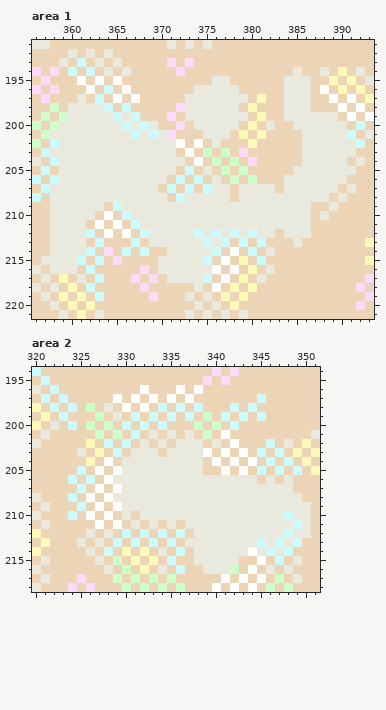
Pixel-art file, stored at godot/assets/gfx/Aseprite/mock.aseprite. The first picture shows the starting point.
480x270 pixels, 1 frame. Colours within 5 levels of each other are drawn and written as one. Shown: area 1: x 356..393, y 191..221; area 2: x 320..351, y 194..218. The commit also changed other parts of the picture, which this record leaves out.
After the commit:
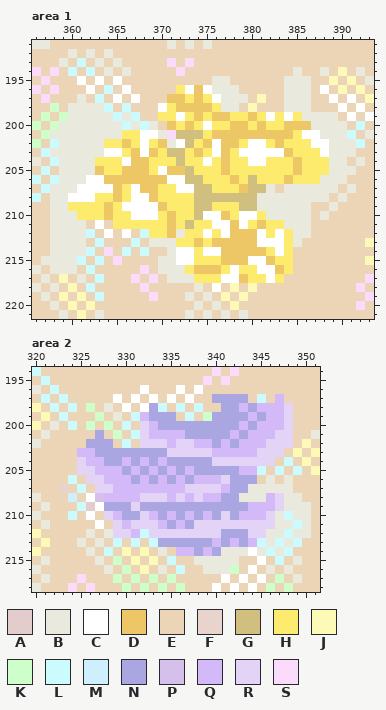
Palette (. is transparent): A #e2cccc  B #e9e9dd  C #ffffff  D #edc665  E #ebd5b6  F #e8d4cc  G #d0bf7e  H #fceb6c  J #fcfab6  K #ceffcb  L #cbfaff  M #ceeffd  N #aaa6e2  P #d5c0eb  Q #d3b9f7  R #e2d3f7  S #fadbfc
Change:
layer "seaweed3" now hidden
Area 1, layer "plants3":
y 196: x 372..375 EEBB -> HCDC
y 197: x 371..376 EEBBBB -> DDHDHC
y 198: x 370..376 EESBBBB -> CHDDDDH
y 199: x 370..385 ESEBBBBBBBEJEEBB -> HHCHDHDDHHDHCHCH
y 200: x 371..386 ESEBBBBBEJEBEEBB -> DHDHCHHDDHDHHDDD
y 201: x 366..369 BLBL -> HHCC; x 372..387 EEEBBBEJEJEEEEBB -> GGGHDDDDDDDDDHCC
y 202: x 364..370 BBBBBBB -> HHDHCHD; x 373..388 ECEBEEEJEEEEEBBB -> GHDCDDHCCHDHHHCC
y 203: x 364..388 BBBBBBBBECEKEKESEEEEEEBBB -> CCHDCDHGGHDHCDHCCCCCDHHHC
y 204: x 363..388 BBBBBBBBBBECEKEKESEEEEEBBB -> HHHCDDHHHGHHCHDHHCCHHHDHHH
y 205: x 363..388 BBBBBBBBBELEBEKEKEEEEEBBBB -> DHHDDDHCDDGHHHDHHHHHHHDHHH
y 206: x 362..387 BBBBBBBBBELELEBEKEKEEEBBBB -> CCDDDDDDDCCGGHHHDHGHHHDHHH
y 207: x 361..381 BBBBBBBBBELELELBBEBBB -> CCCCDHCDDHHCCGGHHHDGG
y 208: x 360..380 BBBBBBBBBBBELBBBBBEBB -> CCCHHDHCCDHHHHGGGGGGG
y 209: x 360..380 BBBBELBBBBBBBBBBBBBBB -> HHHHDHCCCCDHHHGGHHHGG
y 210: x 361..381 BBECELBBBBBBBBBBBBBBB -> HHHDHHCCCHDHHGCCDHCCH
y 211: x 365..383 CELBBBBBBBBBBBBBBBB -> HHHHHHDHGHHCCDCHDHH
y 212: x 369..371 BBB -> HHD; x 373..384 BLBLBLBLBBEB -> HHCHCDDDCHCH
y 213: x 372..384 BBBLBLELELEEE -> HHDHDDDDDCCCH
y 214: x 372..384 BBBBLECELEBEE -> CCHCCDDDDDHCH
y 215: x 372..384 BBBLECEJELEEE -> CCHHHDDDCCDHH
y 216: x 373..377 BBBCE -> HDDDH; x 379..384 EJEBEE -> HHCCDH
y 217: x 374..376 BLE -> HHH; x 378..383 EJEBEE -> CDHHCH
Area 2, layer "plants3":
y 197: x 340..343 EEEE -> NNNN; x 347 E -> Q
y 198: x 333 E -> N; x 341..348 ELELEEEE -> NNQNQQQR
y 199: x 332..335 ELEL -> QNNN; x 340..348 ELELELEEE -> NNNNQNQQR
y 200: x 332..348 LELEEEKEKELEEEEEE -> RQNNNNNNNNNQNQQQR
y 201: x 327 K -> N; x 332..348 EBEBEBEKECEEEEEEE -> RQQQQNNNNNQNQQQRR
y 202: x 326..328 JEL -> NNN; x 332..348 BEBEBBBEBECEEELEB -> RRRQRRQQNQNQQQRRR
y 203: x 325..347 BEJELEBBBEBBBBCECECELEL -> QQNNNNNNNNRRRRRQQQQQRRR
y 204: x 325..346 EJECEBBBBBBBBBECECECEL -> RQQNNQNQNQNNNNNRRRRRRR
y 205: x 325..344 LECECBBBBBBBBBEECECE -> RRQQQNQNQNQNQNNNNNQQ
y 206: x 326..344 LECBBBBBBBBBBBBBBBB -> RRQQQNQNQNQNQQQRNNN
y 207: x 323 E -> F; x 327..343 CECBBBBBBBBBBBBBB -> RRQQQQQQQQRRRRQNN
y 208: x 324 L -> M; x 327..342 ECBBBBBBBBBBBBBB -> PQQQQRRRQRQRQQNN; x 346..347 BB -> QR
y 209: x 326 E -> A; x 328..347 ECBBBBBBBBBBBBBBBBBB -> NNNRNNNNNNNNNNNNQQQR
y 210: x 328..346 CEBEBBBBBBBBBBBBBBB -> RQNNRQNQNQNQNRNQQQR
y 211: x 329..346 CEBEBEBEBBBBBBBBBB -> RQRRRQNQNRRRRRRRRR
y 212: x 329..331 ELE -> RRQ; x 333..345 ELELEBBBBBBBB -> RRRRRRRRNNNRR
y 213: x 334..344 ELEBBBBBBBB -> NNNNNNQNQNQ
y 214: x 336..340 LEBBB -> QQNQN
